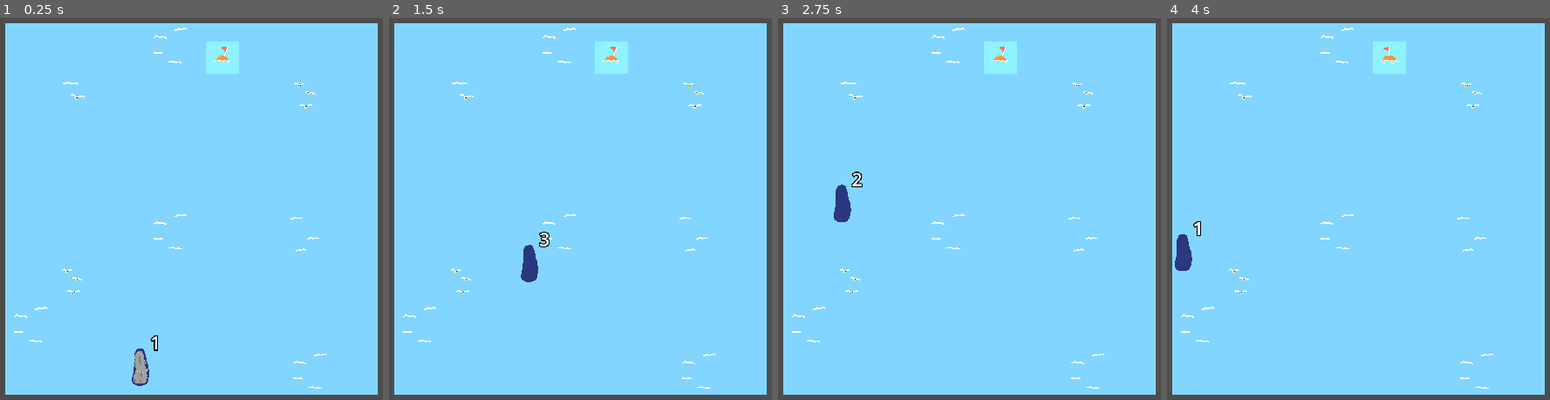
Above: before the commit, frames 1-4 (left to right).
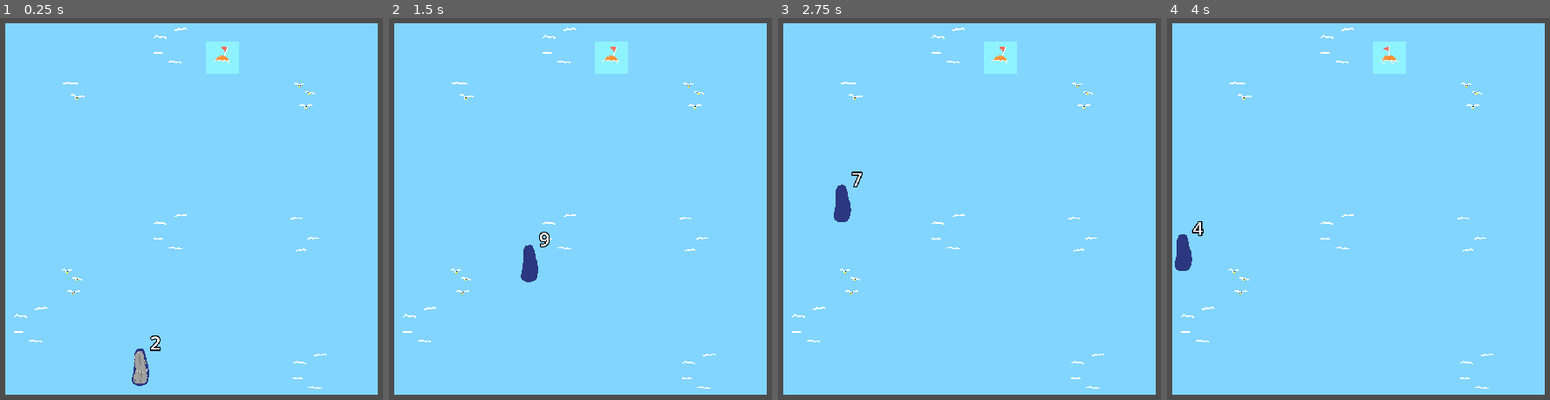
Above: after the commit, the same moments.

Repository: omar-h-omar/submania
Game: Godot game, scene res://scenes/game.tscn
Two runs of this game, one before a commit and one after it. Both use one fixed random seed, a clock stepped at 60 frames per second and the inputs below.
Inputs:
- Up to frame 1 (0.25 s): no input
- Up to frame 2 (1.5 s): hold Up (up) from 0.53 s (still down)
- Up to frame 3 (2.75 s): release Up (up) at 2.03 s; hold Left (left) from 2.03 s (still down)
- Up to frame 4 (4 s): release Left (left) at 3.53 s; hold Down (down) from 3.53 s (still down)

The runs differ from the first frame. In frame 1, less than 0.1% of the frame differs, in the area x 39-42%, y 83-88%; in frame 2, less than 0.1%; in frame 3, less than 0.1%; in frame 4, less than 0.1%.

Commit message:
update bounds

Diff:
--- a/scenes/game.tscn
+++ b/scenes/game.tscn
@@ -1109,6 +1109,6 @@
 script = ExtResource("4_n0dgy")
 MinePrefab = ExtResource("2_5ni10")
 SpawnBoundsMin = Vector2(10, 0)
-SpawnBoundsMax = Vector2(1000, 800)
-MinesToSpawn = 10
+SpawnBoundsMax = Vector2(1000, 700)
+MinesToSpawn = 30
 MinDistanceBetween = 50.0
